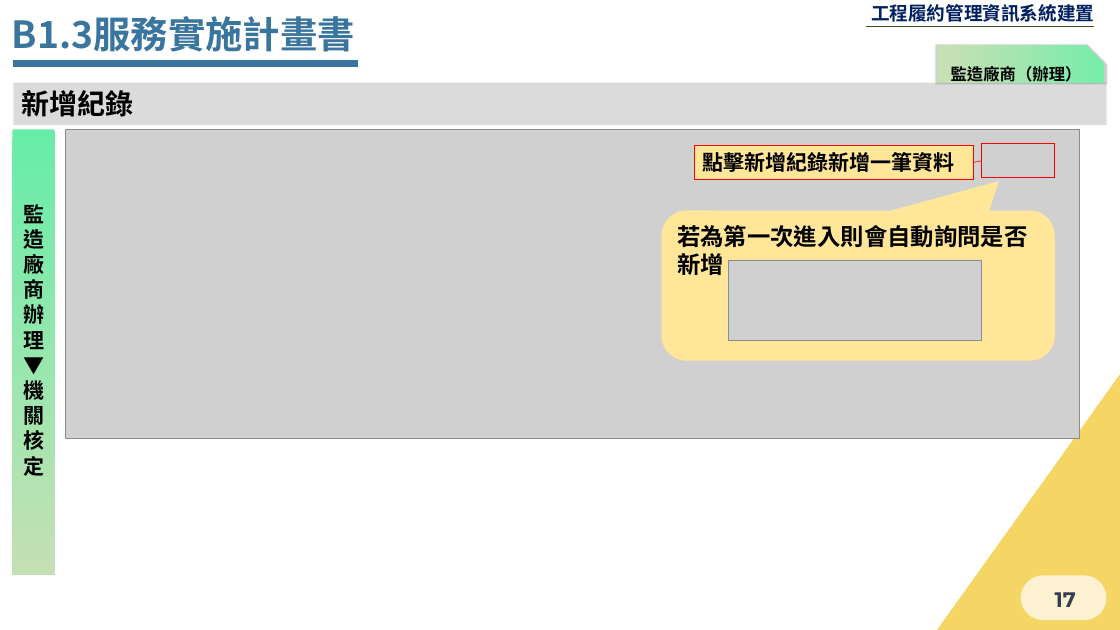
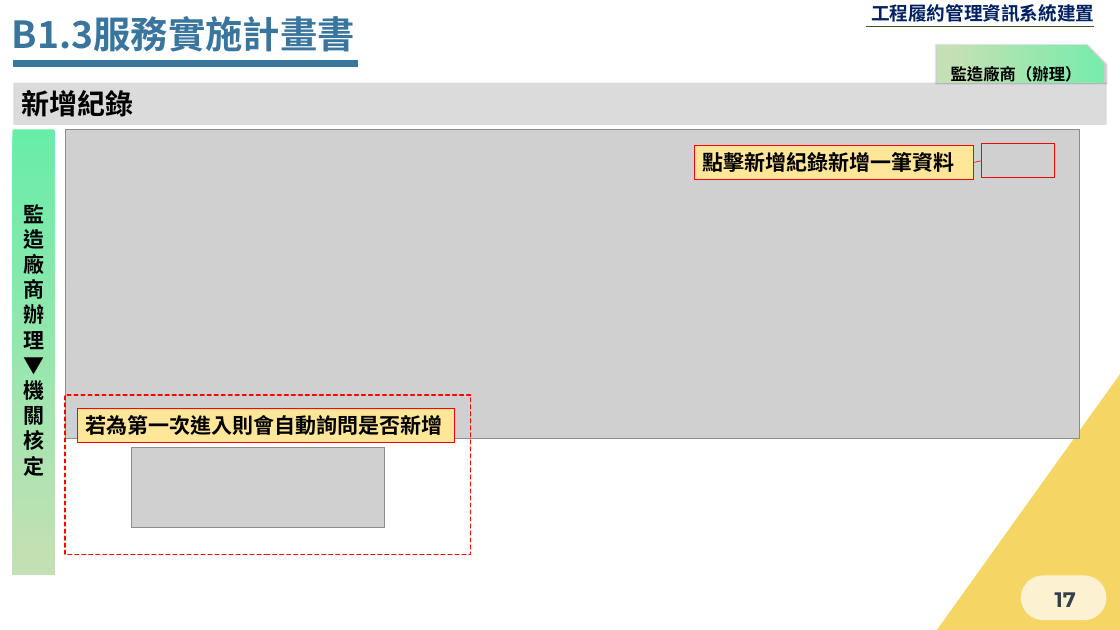
Before and after one commit to Menigo/SunriseDocument, a slide deck: slide 17 of 開工前.pptx. Drawn at 1120x630 pixels with LibreOffice and Linux fonts; fonts in the diff are those of the drawing; grey boxes stand for pictures; background and template pictures are left out. Boxes give left, top, right and bottom in pixels: in the first picture for what was removed or moved away, otherwise in the second. Text is boxed around its words. In the diff, an @@ line names an element or a change of style, - is before the commit and + after.

```diff
--- a/開工前.pptx
+++ b/開工前.pptx
@@ rectangle added at bbox=[66, 395, 471, 555], outline #FF0000 1.5 pt dashed @@
@@ rectangle "若為第一次進入則會自動詢問是否新增": place and size @@
-rectangle "若為第一次進入則會自動詢問是否新增" at bbox=[662, 211, 1055, 361]
+rectangle "若為第一次進入則會自動詢問是否新增" at bbox=[77, 409, 455, 443]
@@ rectangle "若為第一次進入則會自動詢問是否新增" at bbox=[77, 409, 455, 443]: size 20 to 18 pt; rounded speech box to rectangle; outline none to #FF0000 0.75 pt @@
@@ picture: place and size @@
-picture at bbox=[728, 260, 981, 340]
+picture at bbox=[132, 448, 385, 528]
```
Also in this commit, not shown: 2 other slides changed, 2 slides added, 5 other files.
